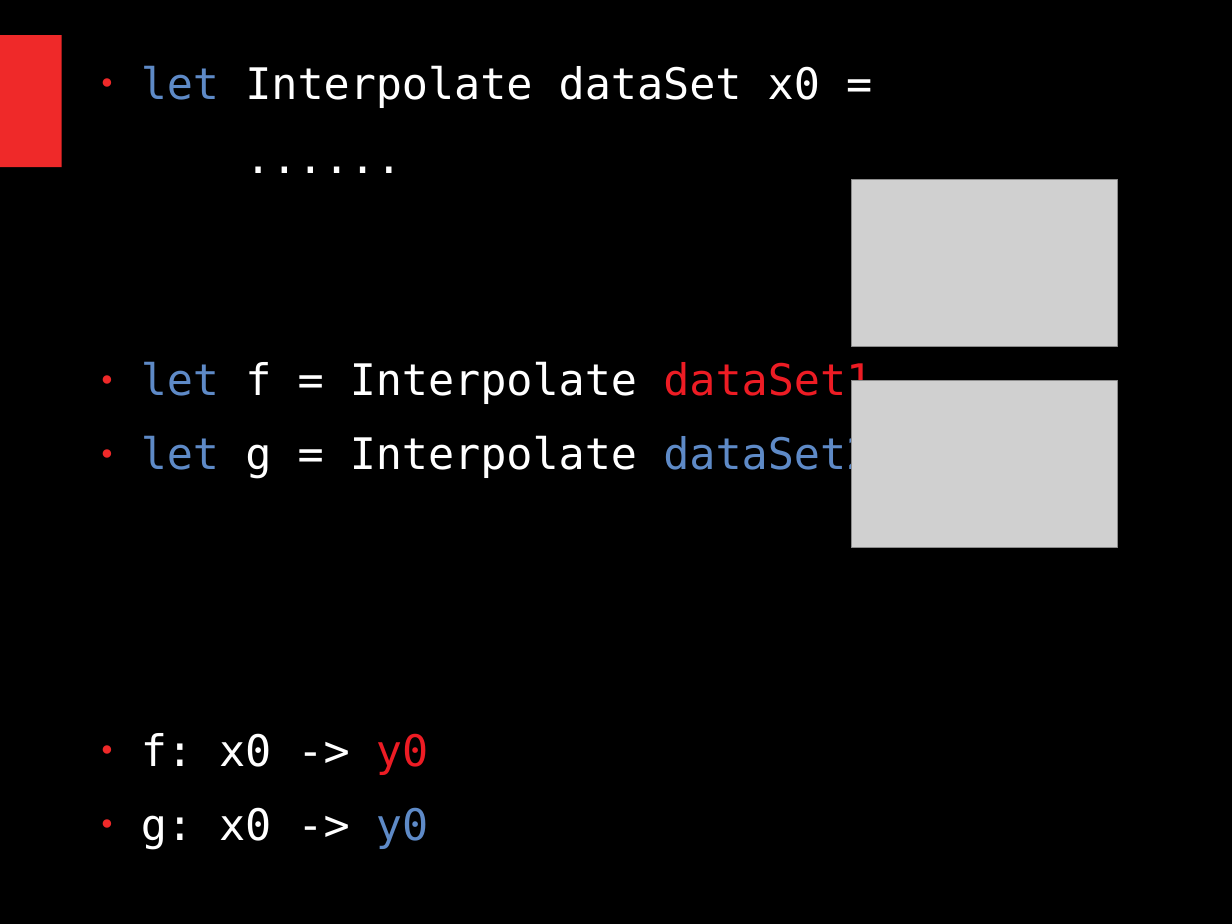
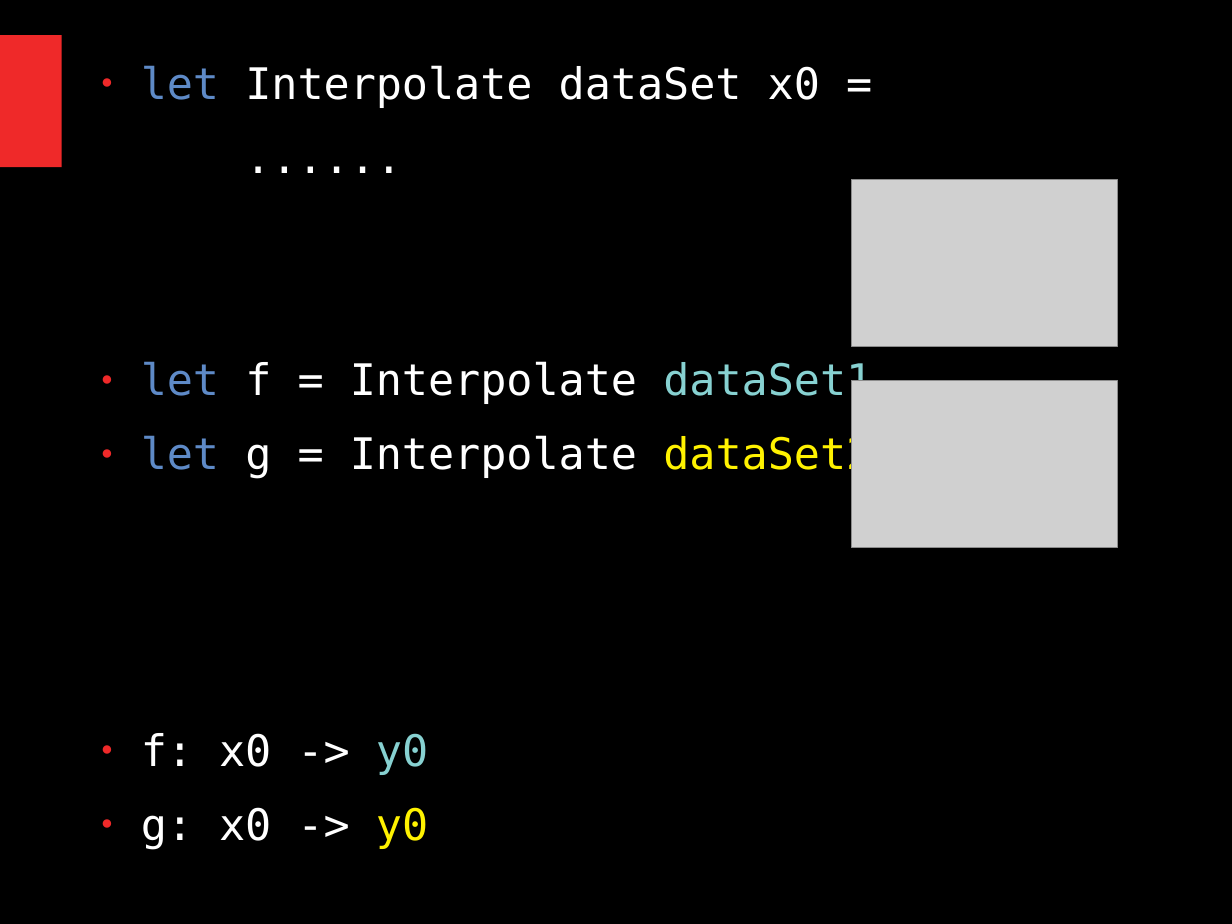
Before and after one commit to ChangHaiBin/FSharpPowerPoint, a slide deck: slide 91 of FSharp Talk Dark3.odp. Drawn at 1232x924 pixels with LibreOffice and Linux fonts; fonts in the diff are those of the drawing; grey boxes stand for pictures. Boxes give left, top, right and bottom in pixels: in the first picture for what was removed or moved away, otherwise in the second. Text is boxed around its words. In the diff, an @@ line names an element or a change of style, - is before the commit and + after.

```diff
--- a/FSharp Talk Dark3.odp
+++ b/FSharp Talk Dark3.odp
@@ text at <box>141,361,872,850</box>: text colour #ED1C24 to #87D1D1 in "dataSet1", "y0"; text colour #5E8AC7 to #FFF200 in "dataSet2", "y0" @@
```
Also in this commit, not shown: 2 other slides changed, 2 slides added, 2 slides removed, 44 other files.
